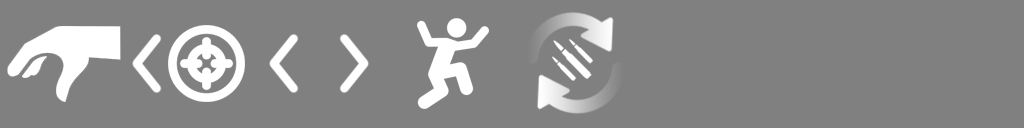
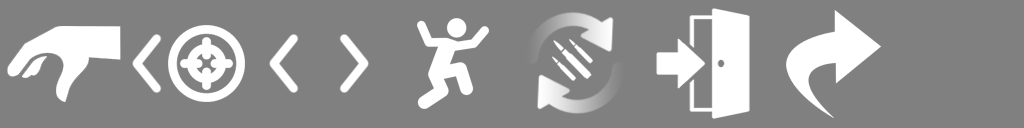
Layered file, before and after one edit (1024 × 128). Changes by layer:
added layer "Слой 12" above "Группа 6" over [786, 10, 881, 118]
added group "Группа 6" with 1 layers above "Группа 4" over [656, 8, 750, 119]
added layer "Слой 10" in group "Группа 6" over [656, 8, 750, 119]
